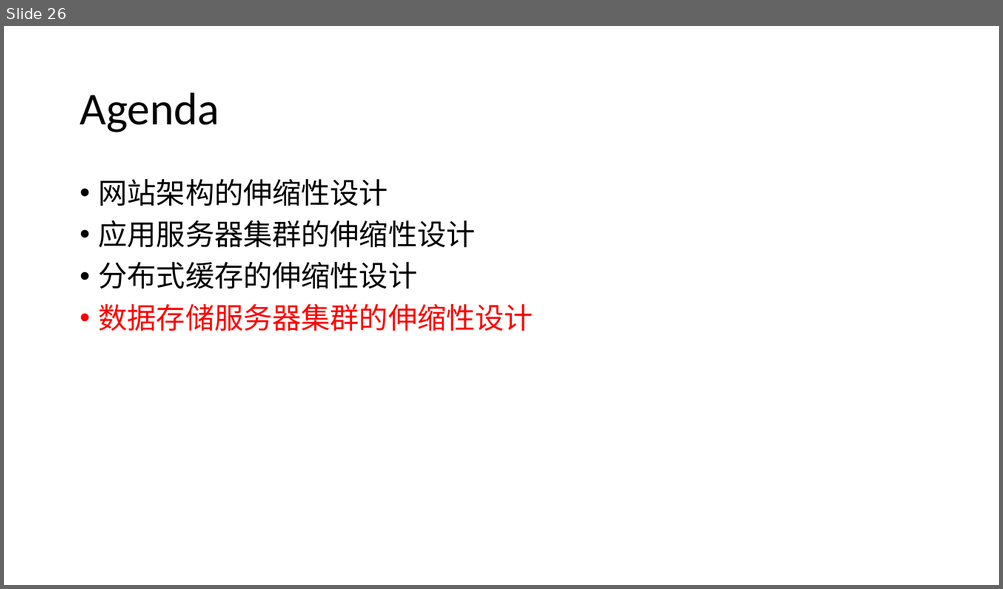
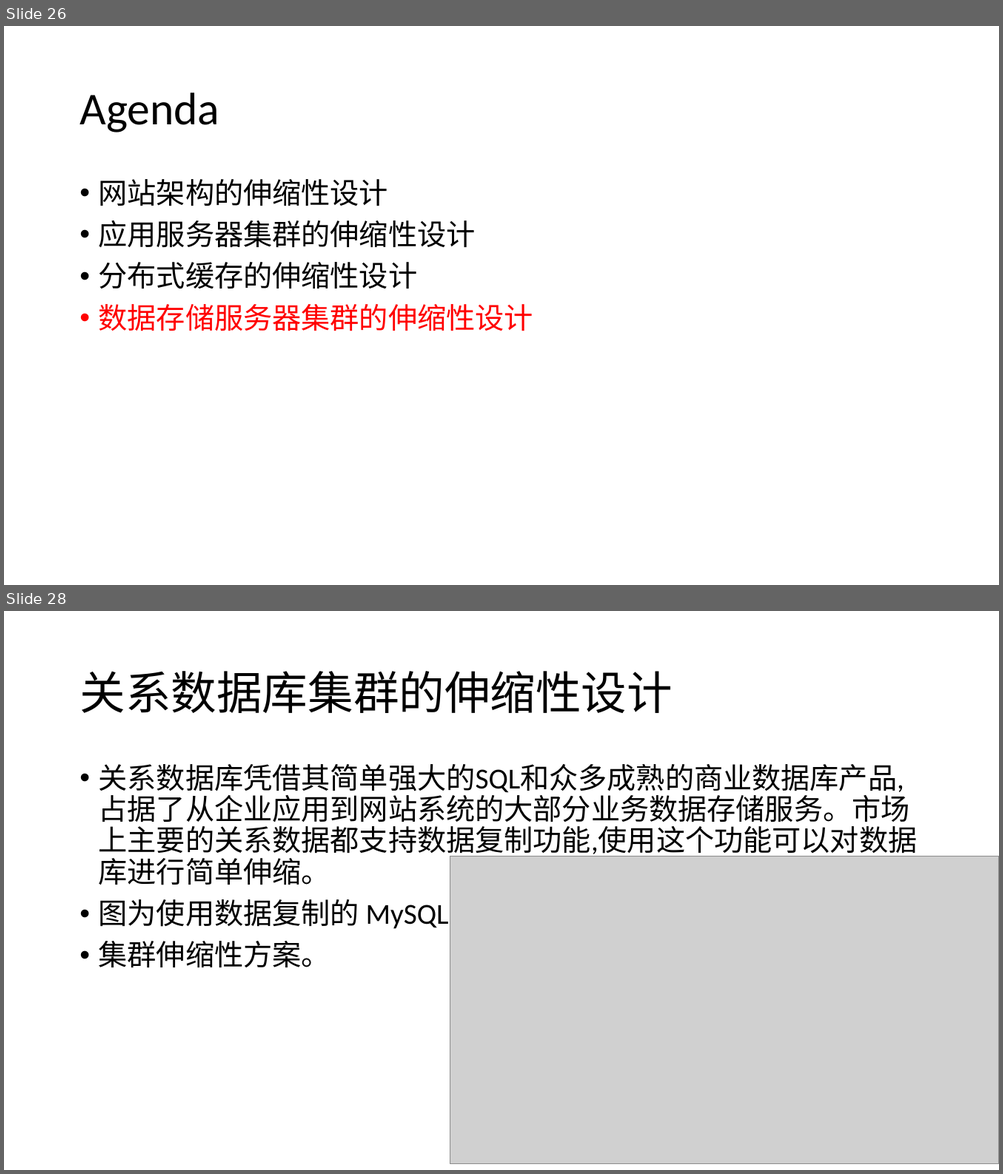
Before and after one commit to airuitian/MicroService, a slide deck: architecture/6. 网站的伸缩性架构.pptx. Shown one above the other, each under a label of ours: slide 26 before the commit, slides 26 and 28 after it; the slides between them are not shown. The pictures are 1003x589 and 1003x1174 pixels, drawn with LibreOffice and Linux fonts; fonts in the diff are those of the drawing; grey boxes stand for pictures. Boxes give left, top, right and bottom in pixels: in the first picture for what was removed or moved away, otherwise in the second. Text is boxed around its words. In the diff, an @@ line names an element or a change of style, - is before the commit and + after.

```diff
--- a/architecture/6. 网站的伸缩性架构.pptx
+++ b/architecture/6. 网站的伸缩性架构.pptx
@@ slide 28 added at bbox=[4, 611, 999, 1170], background #FFFFFF @@
@@ title added at bbox=[79, 671, 672, 713], 44 pt, text #000000 @@
+关系数据库集群的伸缩性设计
@@ text added at bbox=[99, 764, 917, 968], 28 pt, text #000000 @@
+• 关系数据库凭借其简单强大的SQL和众多成熟的商业数据库产品,占据了从企业应用到网站系统的大部分业务数据存储服务。市场上主要的关系数据都支持数据复制功能,使用这个功能可以对数据库进行简单伸缩。
+• 图为使用数据复制的 MySQL
+• 集群伸缩性方案。
@@ picture added at bbox=[450, 857, 999, 1165] @@
```
Also in this commit, not shown: 10 other slides added, 3 other files.
